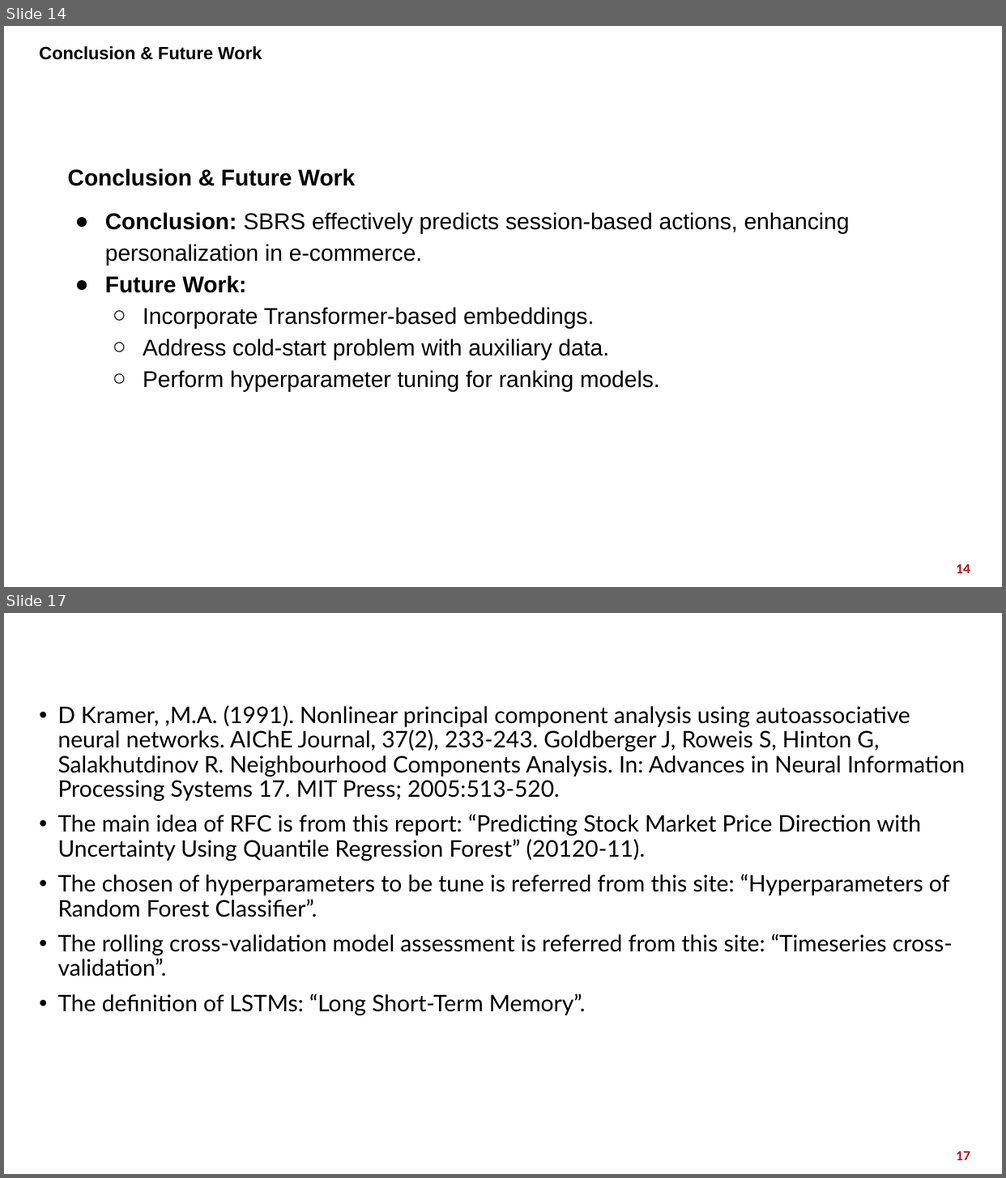
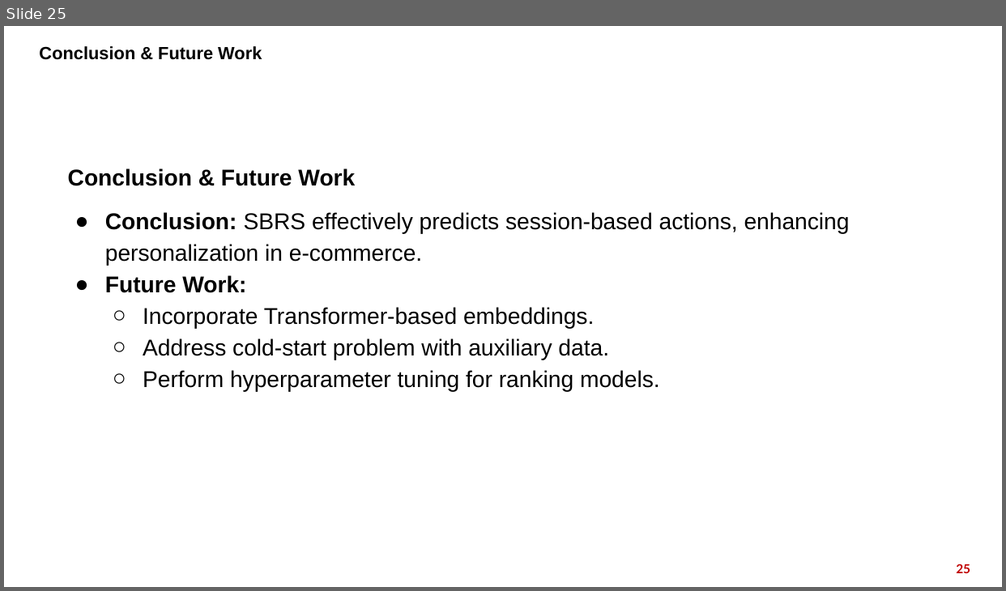
Before and after one commit to DoanNgocCuong/BasicTasksLearning_RecommenderSystem, a slide deck: report_slide/OTTO_WebMining.pptx. Shown one above the other, each under a label of ours: slides 14 and 17 before the commit, slide 25 after it; the slides between them are not shown. The pictures are 1006x1178 and 1006x591 pixels, drawn with LibreOffice and Linux fonts; fonts in the diff are those of the drawing; background and template pictures are left out. Boxes give left, top, right and bottom in pixels: in the first picture for what was removed or moved away, otherwise in the second. Text is boxed around its words. In the diff, an @@ line names an element or a change of style, - is before the commit and + after.

Commit message:
slide - report ver 2

```diff
--- a/report_slide/OTTO_WebMining.pptx
+++ b/report_slide/OTTO_WebMining.pptx
@@ slide 17 removed at box(4, 613, 1002, 1174), background picture (left out) @@
@@ title removed at box(32, 622, 974, 658) @@
-REFERENCES
@@ text removed at box(58, 705, 965, 1016) @@
-• D Kramer, ,M.A. (1991). Nonlinear principal component analysis using autoassociative neural networks. AIChE Journal, 37(2), 233-243. Goldberger J, Roweis S, Hinton G, Salakhutdinov R. Neighbourhood Components Analysis. In: Advances in Neural Information Processing Systems 17. MIT Press; 2005:513-520.
-• The main idea of RFC is from this report: “Predicting Stock Market Price Direction with Uncertainty Using Quantile Regression Forest” (20120-11).
-• The chosen of hyperparameters to be tune is referred from this site: “Hyperparameters of Random Forest Classifier”.
-• The rolling cross-validation model assessment is referred from this site: “Timeseries cross-validation”.
-• The definition of LSTMs: “Long Short-Term Memory”.
@@ page number removed at box(956, 1152, 970, 1161) @@
-17
@@ what was slide 14 is now slide 25 @@
@@ page number at box(956, 564, 970, 574): text changed @@
-14
+25
```
Also in this commit, not shown: 4 slides changed, 17 slides added, 5 other slides removed, 1 other file.
